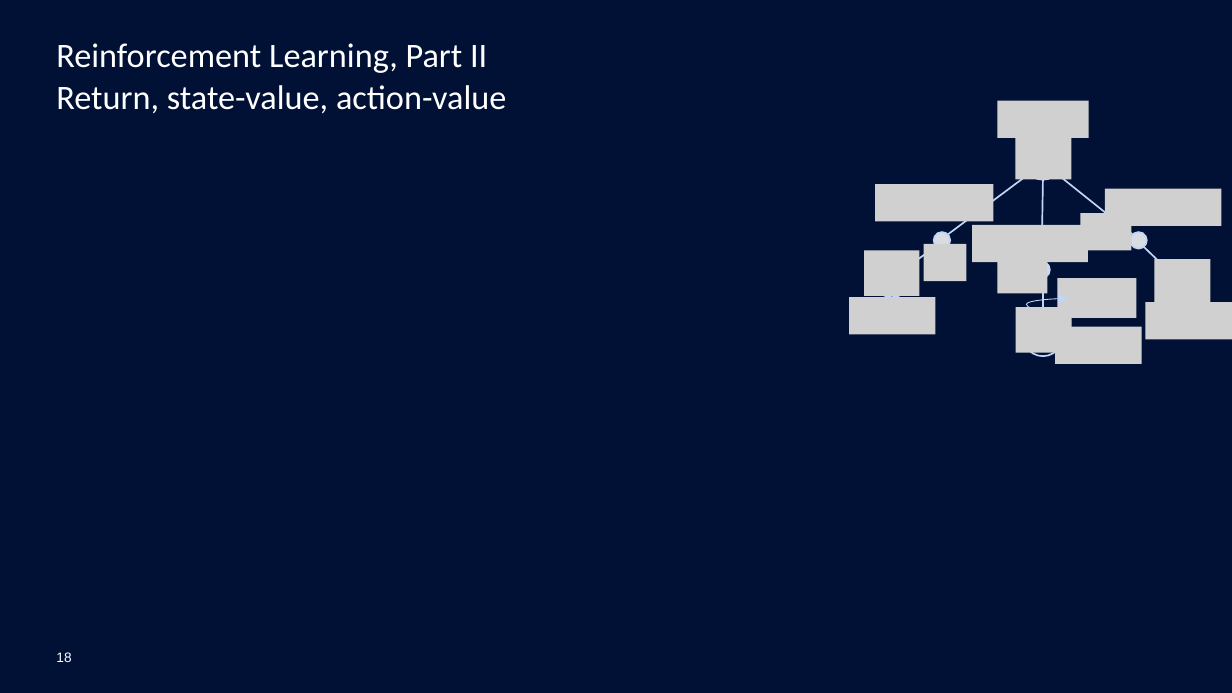
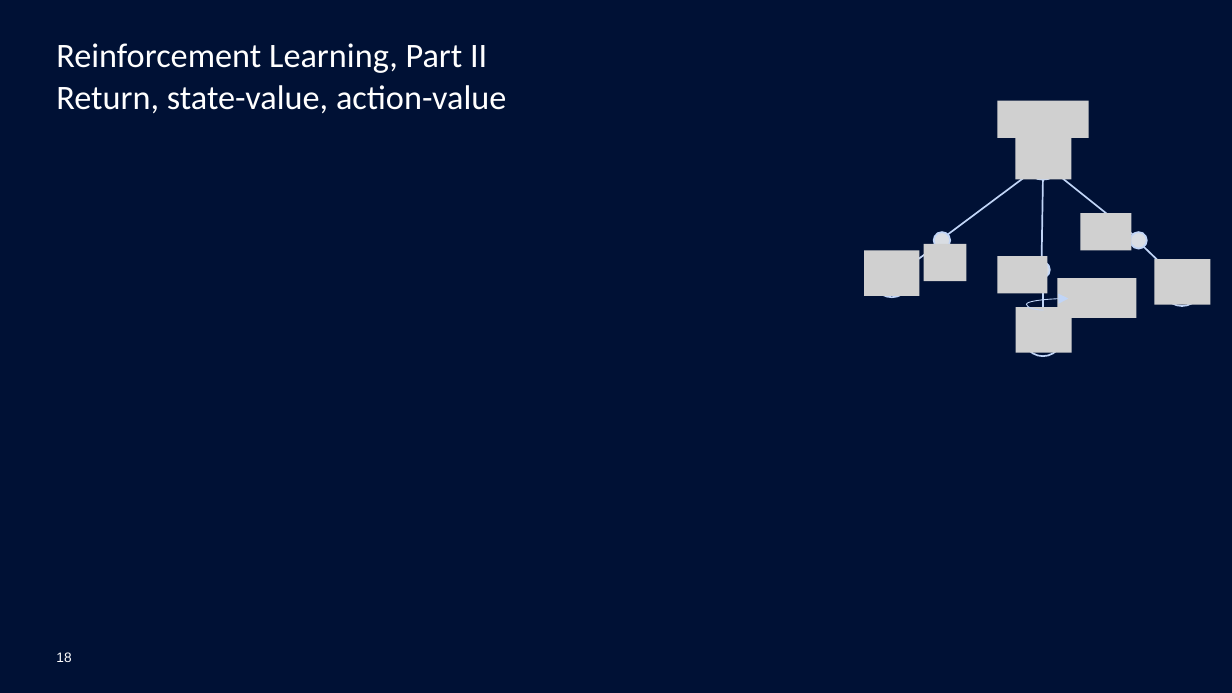
Before and after one commit to mgoutay/ml_course, a slide deck: slide 18 of RL_course.pptx. Drawn at 1232x693 pixels with LibreOffice and Linux fonts; fonts in the diff are those of the drawing; grey boxes stand for pictures; background and template pictures are left out. Boxes give left, top, right and bottom in pixels: in the first picture for what was removed or moved away, otherwise in the second. Text is boxed around its words. In the diff, an @@ line names an element or a change of style, - is before the commit and + after.

Commit message:
update slides

```diff
--- a/RL_course.pptx
+++ b/RL_course.pptx
@@ picture removed at (x1=875, y1=184, x2=993, y2=221) @@
@@ picture removed at (x1=1105, y1=188, x2=1222, y2=225) @@
@@ picture removed at (x1=972, y1=225, x2=1088, y2=262) @@
@@ picture removed at (x1=849, y1=297, x2=935, y2=334) @@
@@ picture removed at (x1=1055, y1=326, x2=1141, y2=363) @@
@@ picture removed at (x1=1146, y1=302, x2=1232, y2=339) @@
```
Also in this commit, not shown: 5 other slides changed, 1 other file.
